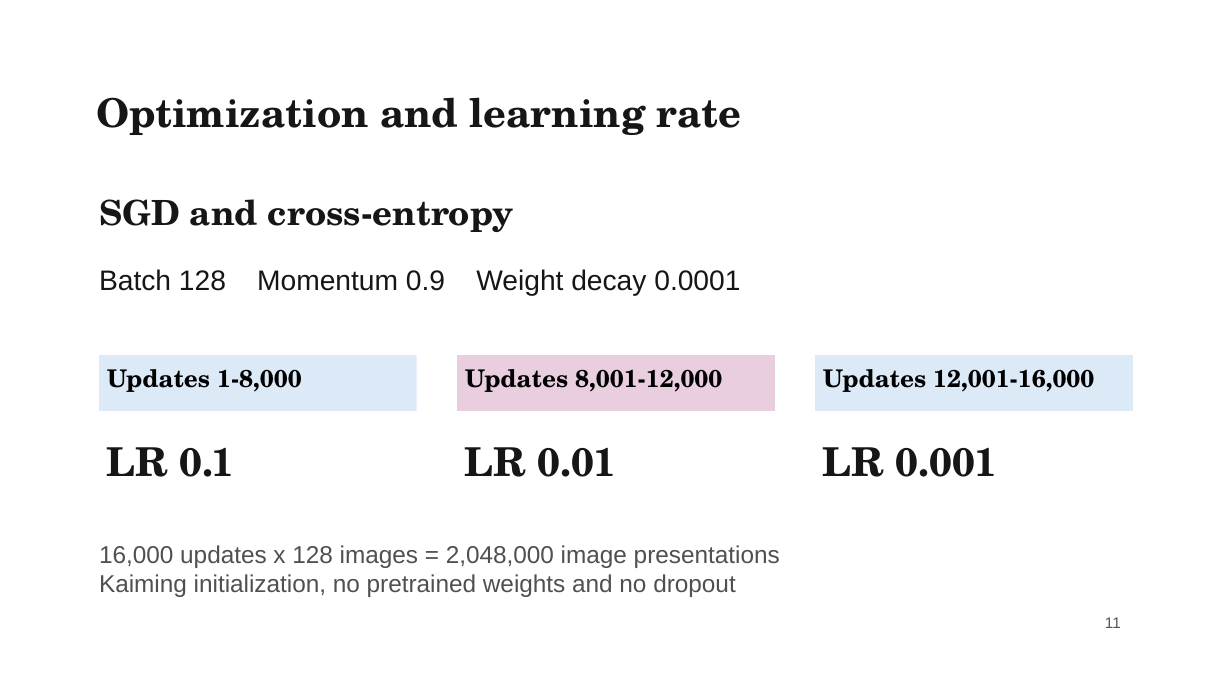
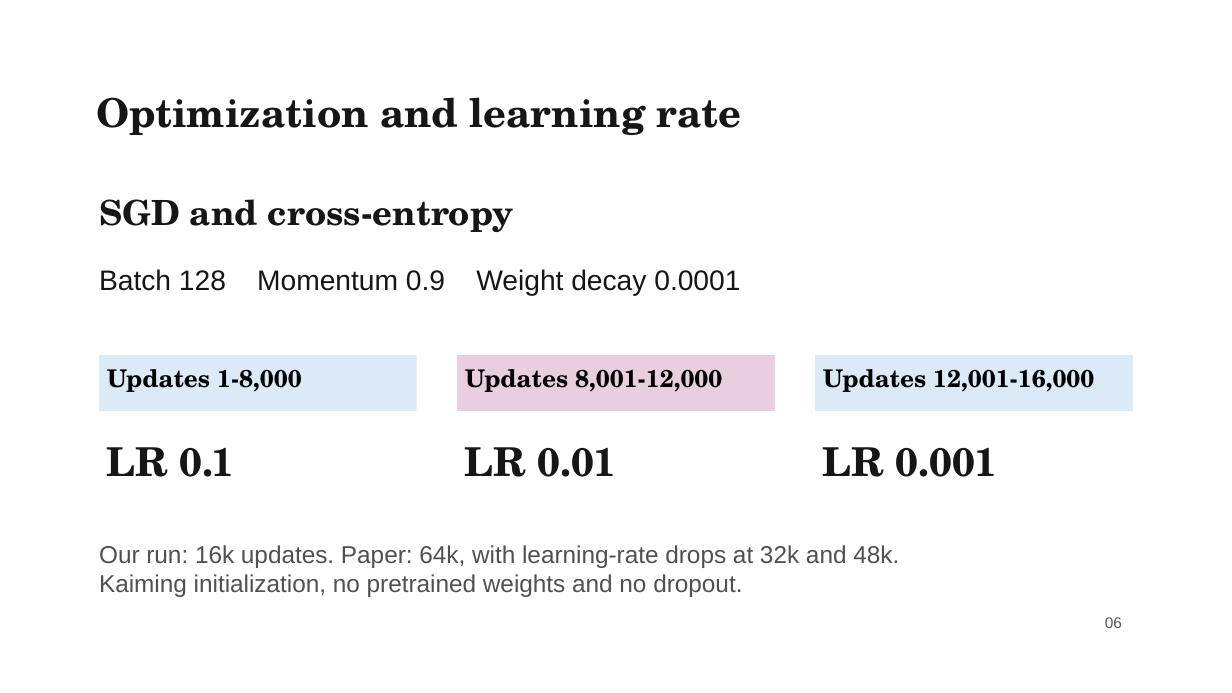
Before and after one commit to liuyanze910-svg/miae01-resnet-replication, a slide deck: slide 6 of docs/slides/week4_a_background_methods.pptx (slide 11 before the commit). Drawn at 1232x693 pixels with LibreOffice and Linux fonts; fonts in the diff are those of the drawing; background and template pictures are left out. Boxes give left, top, right and bottom in pixels: in the first picture for what was removed or moved away, otherwise in the second. Text is boxed around its words. In the diff, an @@ line names an element or a change of style, - is before the commit and + after.

```diff
--- a/docs/slides/week4_a_background_methods.pptx
+++ b/docs/slides/week4_a_background_methods.pptx
@@ text at (x1=99, y1=545, x2=899, y2=597): text changed @@
-16,000 updates x 128 images = 2,048,000 image presentations
-Kaiming initialization, no pretrained weights and no dropout
+Our run: 16k updates. Paper: 64k, with learning-rate drops at 32k and 48k.
+Kaiming initialization, no pretrained weights and no dropout.
@@ text at (x1=1105, y1=617, x2=1122, y2=628): text changed @@
-11
+06
```
Also in this commit, not shown: 6 other slides changed, 8 slides removed, 3 other files.
